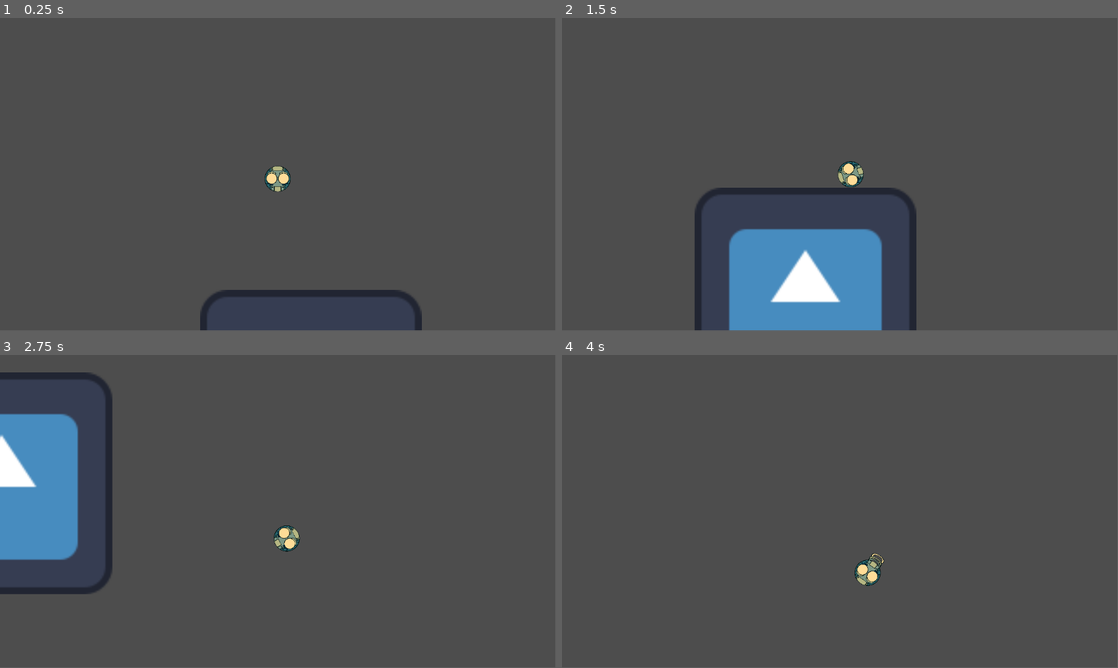
Above: before the commit, frames 1-4 (two rows, left to right).
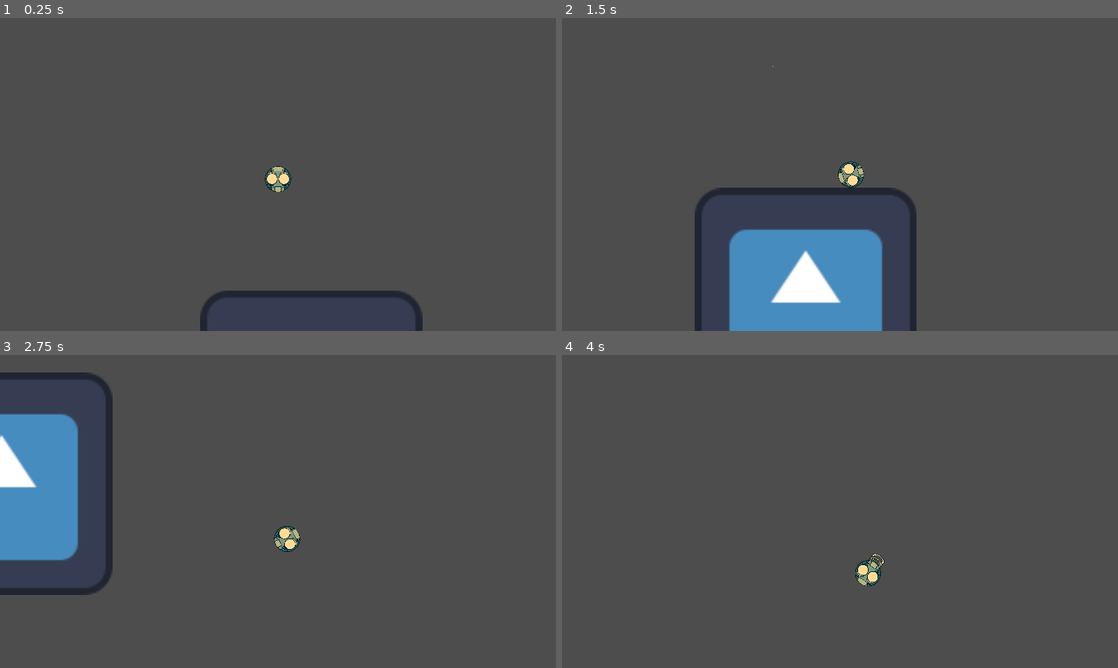
Above: after the commit, the same moments.

Repository: PiotrusWatson/MeetYourMaker
Game: Godot game, scene res://WorldScenes/PiotrusWorld.tscn
Same seed, same stepped clock (60 frames per second), same inputs: the game is played once before the commit and once after it. The engine's default icon, where the game draws it, is replaced by a stand-in: a white triangle on a blue panel in a dark square.
Inputs:
- Up to frame 1 (0.25 s): no input
- Up to frame 2 (1.5 s): hold D (Right) from 0.53 s (still down); tap Space (Jump) at 0.77 s
- Up to frame 3 (2.75 s): tap Space (Jump) at 1.52 s; release D (Right) at 2.03 s; hold A (Left) from 2.03 s (still down)
- Up to frame 4 (4 s): release A (Left) at 2.78 s; hold D (Right) from 2.78 s (still down); tap Space (Jump) at 3.02, 3.77 s
In our replay, the window is 799x449 before the commit and 800x450 after it. These sizes can differ from the game's own. Grey fills any space a smaller window leaves; there, only what the larger window draws over its background counts as a difference.

The runs differ from the first frame. In frame 1, 0.2% of the frame differs, in the area x 36-76%, y 47-100%; in frame 2, 0.5%, in the area x 23-64%, y 15-100%; in frame 3, 0.2%; in frame 4, 0.2%.

Commit message:
did some stuff?

Diff:
--- a/Scenes/Prefabs/player.tscn
+++ b/Scenes/Prefabs/player.tscn
@@ -74,3 +74,4 @@
 
 [connection signal="animation_finished" from="Spring" to="." method="_on_spring_animation_finished"]
 [connection signal="dead" from="Health" to="." method="_on_health_dead"]
+[connection signal="hurt" from="Health" to="." method="_on_health_hurt"]
--- a/Scripts/Health.gd
+++ b/Scripts/Health.gd
@@ -3,7 +3,7 @@
 @export var max_health = 100
 var health
 signal dead
-signal hurt
+signal hurt(health)
 # Called when the node enters the scene tree for the first time.
 func _ready():
 	health = max_health
@@ -15,6 +15,6 @@
 
 func damage(damage):
 	health -= damage
-	hurt.emit()
+	hurt.emit(health)
 	if health <= 0:
 		dead.emit()
--- a/Scripts/Player.gd
+++ b/Scripts/Player.gd
@@ -7,6 +7,7 @@
 var horizontal = 0
 
 signal dead
+signal hurt(health)
 
 
 func charge_jump():
@@ -47,3 +48,7 @@
 
 func _on_health_dead():
 	dead.emit()
+
+
+func _on_health_hurt(health):
+	hurt.emit(health)
--- /dev/null
+++ b/WorldScenes/HealthBar.gd
@@ -0,0 +1,11 @@
+extends HSlider
+
+
+# Called when the node enters the scene tree for the first time.
+func _ready():
+	pass # Replace with function body.
+
+
+# Called every frame. 'delta' is the elapsed time since the previous frame.
+func _process(delta):
+	pass
--- a/WorldScenes/PiotrusWorld.tscn
+++ b/WorldScenes/PiotrusWorld.tscn
@@ -1,10 +1,11 @@
-[gd_scene load_steps=7 format=3 uid="uid://dme5fnnb22w0y"]
+[gd_scene load_steps=8 format=3 uid="uid://dme5fnnb22w0y"]
 
 [ext_resource type="Script" path="res://WorldScenes/Signals.gd" id="1_byl28"]
 [ext_resource type="PackedScene" uid="uid://c1ebx3hdak1hs" path="res://Scenes/Prefabs/player.tscn" id="1_f1sax"]
 [ext_resource type="PackedScene" uid="uid://bkte1oagx1dyf" path="res://Scenes/Prefabs/god.tscn" id="1_f2xs5"]
 [ext_resource type="PackedScene" uid="uid://gvojwq0l0xs7" path="res://Scenes/Placeholder/placeholder_floor.tscn" id="2_rsfd5"]
 [ext_resource type="PackedScene" uid="uid://dwjmfsax82oku" path="res://Scenes/Prefabs/follow_camera.tscn" id="4_ejwi2"]
+[ext_resource type="Script" path="res://WorldScenes/HealthBar.gd" id="6_ny1hk"]
 
 [sub_resource type="TileSet" id="TileSet_8uq1b"]
 
@@ -26,3 +27,15 @@
 
 [node name="follow_camera" parent="." node_paths=PackedStringArray("thing_to_follow") instance=ExtResource("4_ejwi2")]
 thing_to_follow = NodePath("../Player")
+
+[node name="UI" type="Control" parent="."]
+layout_mode = 3
+anchors_preset = 0
+offset_right = 40.0
+offset_bottom = 40.0
+
+[node name="HealthBar" type="HSlider" parent="UI"]
+layout_mode = 0
+offset_right = 8.0
+offset_bottom = 16.0
+script = ExtResource("6_ny1hk")
--- a/project.godot
+++ b/project.godot
@@ -19,6 +19,10 @@
 
 Global="*res://Global.gd"
 
+[display]
+
+window/stretch/mode="canvas_items"
+
 [input]
 
 Jump={
